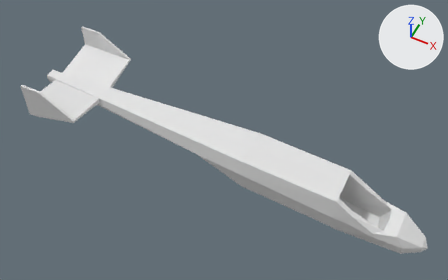
The Blender file public/models/dropship/dropship.blend, before and after one commit.
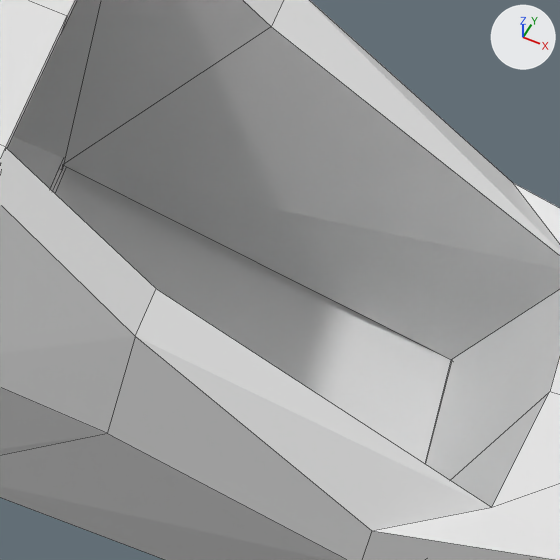
Each version appears first whole from a 50 mm camera at (2.98, -12.45, 16.17) aimed at (-3.31, 0.13, 0.45), and next in a close-up on the part from 75% to 87% of the width and 66% to 84% of the height. Every picture has the same lights, and +X, +Y and +Z are marked at upper right. The close-ups show mesh edges as thin lines. The same objects are shown in both versions, whatever each file hides.

The first close-up shows 'airframe'.
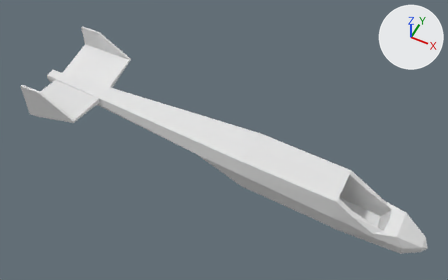
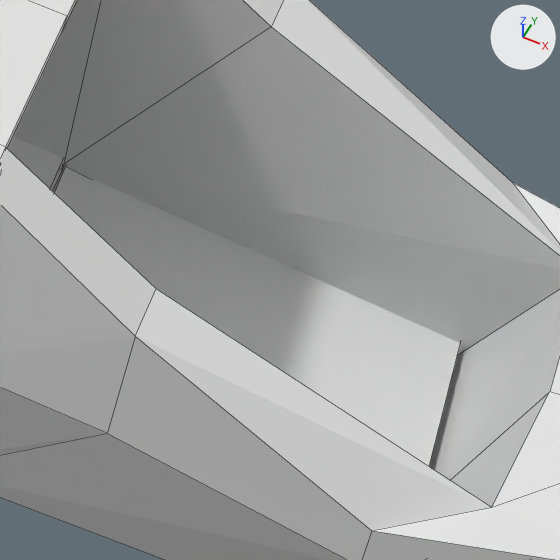
Edits to the bpy script that builds the scene:
```text
Change me_cube:
    where me_cube.from_pydata(...)  # 91 vertices, 80 faces, 2 loose edges; spans x -10.42..4.02, y -0.01..2.26, z -1.13..1.74
    used by ob_airframe; location = (0.0, 0.005, 0.0); scale = (1.0, 0.798, 1.0)
    verts and faces of me_cube; kept vertices keep their numbers, new ones are numbered from 91
    before: 4 (1.01, 0.83, -0.91), 6 (2.3, 0.68, -1.04), 44 (1.01, 0.0, -1.01), 46 (2.36, 0.0, -1.13)
    me_cube part 1
    add for new, old in zip([91, 92, 93], [4, 6, 44]): verts[new] = verts[old] + (0.01, -0.02, 0.11)
    add verts[94] = (2.37, -0.02, -1.03)
    add faces += [(4, 6, 92, 91), (91, 93, 94, 92), (44, 93, 94, 46), (6, 92, 94, 46), (4, 91, 93, 44)]
```

Changed parts and their boxes (x1, y1, x2, y2) in the close-ups (560 x 560 px):
part 1 of me_cube, added: after (55, 167, 460, 466)
